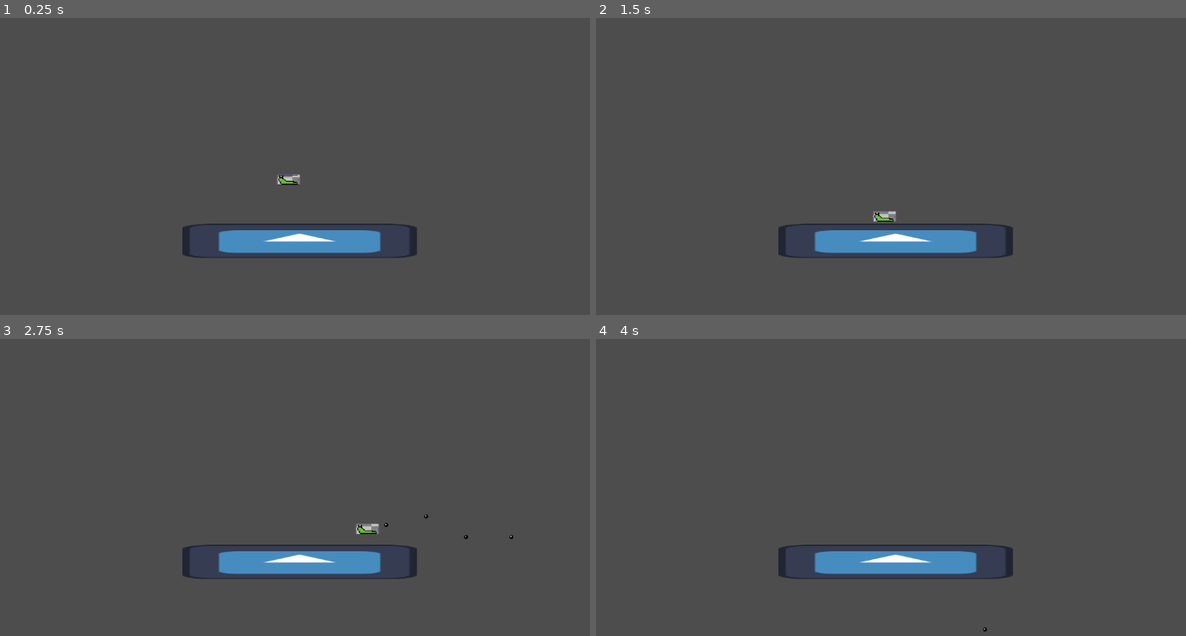
Above: before the commit, frames 1-4 (two rows, left to right).
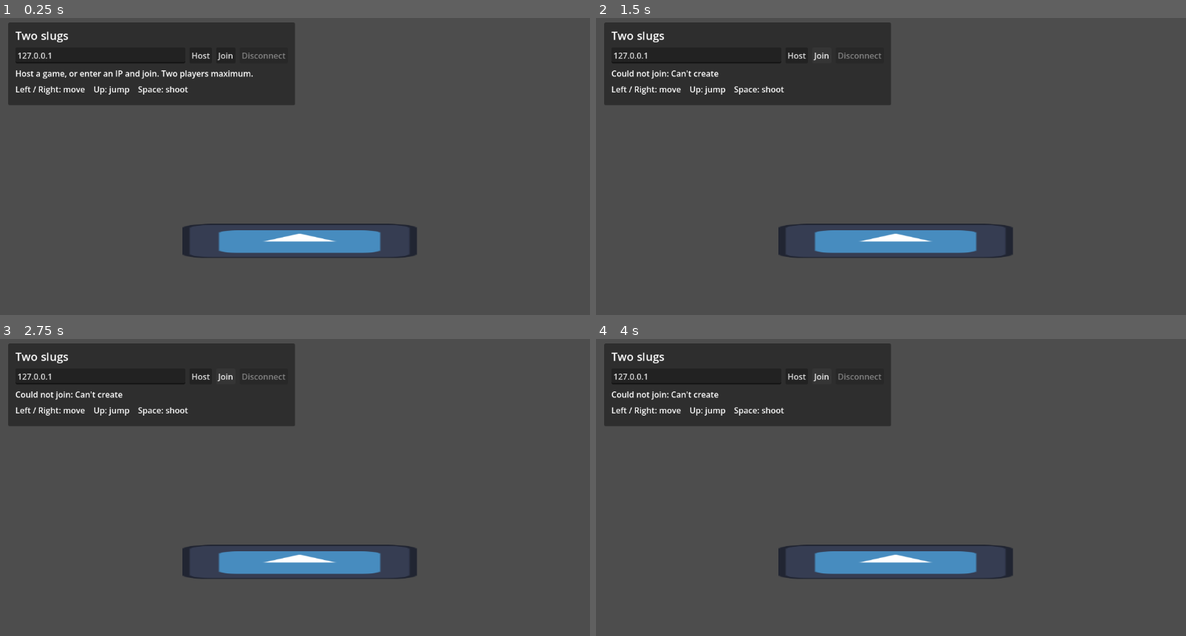
Above: after the commit, the same moments.

Repository: AstridHornBrorholt/slug-game
Game: Godot game, scene res://Game/Arena/arena.tscn
Two runs of this game, one before a commit and one after it. Both use one fixed random seed, a clock stepped at 60 frames per second and the inputs below. The engine's default icon, where the game draws it, is replaced by a stand-in: a white triangle on a blue panel in a dark square.
Inputs (mouse positions are in pixels of both pictures, inside the frame that each line leads up to):
- Up to frame 1 (0.25 s): no input
- Up to frame 2 (1.5 s): click (796, 56) at 0.5 s, where only the run after the commit has a clickable "Host"; click (820, 56) at 1.25 s, where only the run after the commit has a clickable "Join"
- Up to frame 3 (2.75 s): tap Enter at 2 s; hold Right (p1 right) from 2.03 s (still down); hold Space (p1 act) from 2.03 s (still down); tap Up (p1 jump) at 2.27, 2.3, 2.57 s
- Up to frame 4 (4 s): release Space (p1 act) at 2.78 s; tap Up (p1 jump) at 2.85, 3.02, 3.32, 3.8 s; tap Space (p1 act) at 3.05 s; release Right (p1 right) at 3.53 s; hold Left (p1 left) from 3.53 s (still down); hold Space (p1 act) from 3.53 s (still down)

The runs differ from the first frame. In frame 1, 13% of the frame differs, in the area x 1-51%, y 1-57%; in frame 2, 13%; in frame 3, 13%; in frame 4, 13%.

Commit message:
ChatGPT adds multiplayer

Diff:
--- /dev/null
+++ b/slug-game/Game/Arena/arena.gd
@@ -0,0 +1,139 @@
+extends Node2D
+
+const PORT: int = 7000
+const SLUG_SCENE: PackedScene = preload("res://Game/Slug/slug.tscn")
+const PROJECTILE_SCENE: PackedScene = preload("res://Game/Projectile/projectile.tscn")
+const SPAWN_POINTS: Array[Vector2] = [Vector2(490, 330), Vector2(660, 330)]
+
+var next_projectile_id: int = 0
+
+@onready var players: Node2D = $Players
+@onready var projectiles: Node2D = $Projectiles
+@onready var player_spawner: MultiplayerSpawner = $PlayerSpawner
+@onready var projectile_spawner: MultiplayerSpawner = $ProjectileSpawner
+@onready var status: Label = %Status
+
+
+func _ready() -> void:
+	player_spawner.spawn_function = _create_player
+	projectile_spawner.spawn_function = _create_projectile
+	multiplayer.peer_connected.connect(_on_peer_connected)
+	multiplayer.peer_disconnected.connect(_on_peer_disconnected)
+	multiplayer.connected_to_server.connect(_on_connected_to_server)
+	multiplayer.connection_failed.connect(_on_connection_failed)
+	multiplayer.server_disconnected.connect(_on_server_disconnected)
+	%HostButton.pressed.connect(host_game)
+	%JoinButton.pressed.connect(func(): join_game(%Address.text))
+	%LeaveButton.pressed.connect(func(): leave_game())
+	_set_session_active(false)
+
+
+func host_game() -> void:
+	var peer := ENetMultiplayerPeer.new()
+	var error := peer.create_server(PORT, 1)
+	if error != OK:
+		status.text = "Could not host on port %d: %s" % [PORT, error_string(error)]
+		return
+	multiplayer.multiplayer_peer = peer
+	_set_session_active(true)
+	player_spawner.spawn({"peer_id": 1, "slot": 0})
+	status.text = "Hosting on port %d. Waiting for player 2..." % PORT
+
+
+func join_game(address: String) -> void:
+	address = address.strip_edges()
+	if address.is_empty():
+		status.text = "Enter the host's IP address first."
+		return
+	var peer := ENetMultiplayerPeer.new()
+	var error := peer.create_client(address, PORT)
+	if error != OK:
+		status.text = "Could not join: %s" % error_string(error)
+		return
+	multiplayer.multiplayer_peer = peer
+	_set_session_active(true)
+	status.text = "Connecting to %s..." % address
+
+
+func leave_game(message: String = "Disconnected. Host or join another game.") -> void:
+	multiplayer.multiplayer_peer.close()
+	multiplayer.multiplayer_peer = OfflineMultiplayerPeer.new()
+	for player in players.get_children():
+		player.free()
+	for projectile in projectiles.get_children():
+		projectile.free()
+	_set_session_active(false)
+	status.text = message
+
+
+func _set_session_active(active: bool) -> void:
+	%HostButton.disabled = active
+	%JoinButton.disabled = active
+	%Address.editable = not active
+	%Address.release_focus()
+	%LeaveButton.disabled = not active
+
+
+func _on_peer_connected(peer_id: int) -> void:
+	if multiplayer.is_server():
+		player_spawner.spawn({"peer_id": peer_id, "slot": 1})
+		status.text = "Two players connected. You are P1."
+
+
+func _on_peer_disconnected(peer_id: int) -> void:
+	if not multiplayer.is_server():
+		return
+	var player := players.get_node_or_null(str(peer_id))
+	if player:
+		player.queue_free()
+	for projectile in projectiles.get_children():
+		if projectile.shooter_peer_id == peer_id:
+			projectile.queue_free()
+	status.text = "Player 2 left. Waiting for another player..."
+
+
+func _on_connected_to_server() -> void:
+	status.text = "Connected. You are P2."
+
+
+func _on_connection_failed() -> void:
+	leave_game("Connection failed. Check the IP, host, and UDP port %d." % PORT)
+
+
+func _on_server_disconnected() -> void:
+	leave_game("The host disconnected. You can host or join again.")
+
+
+func _create_player(data: Dictionary) -> Node:
+	var player = SLUG_SCENE.instantiate()
+	player.name = str(data.peer_id)
+	player.player_peer_id = data.peer_id
+	player.player_number = int(data.slot) + 1
+	player.spawn_point = SPAWN_POINTS[int(data.slot)]
+	player.position = player.spawn_point
+	return player
+
+
+func spawn_projectile(player: CharacterBody2D) -> void:
+	if not multiplayer.is_server():
+		return
+	next_projectile_id += 1
+	projectile_spawner.spawn({
+		"id": next_projectile_id,
+		"position": player.global_position,
+		"direction": player.facing_direction,
+		"shooter_peer_id": player.player_peer_id,
+		"muzzle_offset": player.muzzle_offset,
+	})
+
+
+func _create_projectile(data: Dictionary) -> Node:
+	var projectile = PROJECTILE_SCENE.instantiate()
+	projectile.name = "Shot_%d" % int(data.id)
+	projectile.position = data.position
+	projectile.direction = data.direction
+	projectile.shooter_peer_id = data.shooter_peer_id
+	projectile.launch_offset = Vector2(
+		data.muzzle_offset.x * data.direction, data.muzzle_offset.y
+	)
+	return projectile
--- a/slug-game/Game/Arena/arena.tscn
+++ b/slug-game/Game/Arena/arena.tscn
@@ -1,15 +1,25 @@
 [gd_scene format=3 uid="uid://5y5rwn85amuh"]
 
-[ext_resource type="PackedScene" uid="uid://cexmpscvgw5er" path="res://Game/Slug/slug.tscn" id="1_4c4f0"]
+[ext_resource type="Script" path="res://Game/Arena/arena.gd" id="1_arena"]
 [ext_resource type="Texture2D" uid="uid://cylvemn5kkvc5" path="res://icon.svg" id="3_7r5s0"]
 
 [sub_resource type="RectangleShape2D" id="RectangleShape2D_stu04"]
 size = Vector2(445, 75)
 
 [node name="Arena" type="Node2D" unique_id=507994696]
+script = ExtResource("1_arena")
 
-[node name="CharacterBody2D" parent="." unique_id=505334421 instance=ExtResource("1_4c4f0")]
-position = Vector2(564, 296)
+[node name="Players" type="Node2D" parent="."]
+
+[node name="Projectiles" type="Node2D" parent="."]
+
+[node name="PlayerSpawner" type="MultiplayerSpawner" parent="."]
+spawn_path = NodePath("../Players")
+spawn_limit = 2
+
+[node name="ProjectileSpawner" type="MultiplayerSpawner" parent="."]
+spawn_path = NodePath("../Projectiles")
+spawn_limit = 64
 
 [node name="Ground" type="StaticBody2D" parent="." unique_id=1573646087]
 position = Vector2(584, 439)
@@ -22,3 +32,68 @@
 [node name="CollisionShape2D" type="CollisionShape2D" parent="Ground" unique_id=2063742144]
 position = Vector2(-1.5, 10.5)
 shape = SubResource("RectangleShape2D_stu04")
+
+[node name="HUD" type="CanvasLayer" parent="."]
+
+[node name="Panel" type="PanelContainer" parent="HUD"]
+offset_left = 16.0
+offset_top = 16.0
+offset_right = 576.0
+offset_bottom = 178.0
+
+[node name="Margin" type="MarginContainer" parent="HUD/Panel"]
+layout_mode = 2
+theme_override_constants/margin_left = 14
+theme_override_constants/margin_top = 10
+theme_override_constants/margin_right = 14
+theme_override_constants/margin_bottom = 10
+
+[node name="Content" type="VBoxContainer" parent="HUD/Panel/Margin"]
+layout_mode = 2
+theme_override_constants/separation = 8
+
+[node name="Title" type="Label" parent="HUD/Panel/Margin/Content"]
+layout_mode = 2
+theme_override_font_sizes/font_size = 22
+text = "Two slugs"
+
+[node name="Connection" type="HBoxContainer" parent="HUD/Panel/Margin/Content"]
+layout_mode = 2
+theme_override_constants/separation = 8
+
+[node name="Address" type="LineEdit" parent="HUD/Panel/Margin/Content/Connection"]
+unique_name_in_owner = true
+custom_minimum_size = Vector2(190, 0)
+layout_mode = 2
+size_flags_horizontal = 3
+text = "127.0.0.1"
+placeholder_text = "Host IP address"
+tooltip_text = "Use 127.0.0.1 for two instances on this computer, or the host's LAN IP."
+
+[node name="HostButton" type="Button" parent="HUD/Panel/Margin/Content/Connection"]
+unique_name_in_owner = true
+layout_mode = 2
+focus_mode = 0
+text = "Host"
+
+[node name="JoinButton" type="Button" parent="HUD/Panel/Margin/Content/Connection"]
+unique_name_in_owner = true
+layout_mode = 2
+focus_mode = 0
+text = "Join"
+
+[node name="LeaveButton" type="Button" parent="HUD/Panel/Margin/Content/Connection"]
+unique_name_in_owner = true
+layout_mode = 2
+focus_mode = 0
+text = "Disconnect"
+
+[node name="Status" type="Label" parent="HUD/Panel/Margin/Content"]
+unique_name_in_owner = true
+layout_mode = 2
+text = "Host a game, or enter an IP and join. Two players maximum."
+autowrap_mode = 2
+
+[node name="Controls" type="Label" parent="HUD/Panel/Margin/Content"]
+layout_mode = 2
+text = "Left / Right: move    Up: jump    Space: shoot"
--- a/slug-game/Game/Projectile/projectile.gd
+++ b/slug-game/Game/Projectile/projectile.gd
@@ -4,17 +4,31 @@
 @export var lifetime: float = 2.0
 
 var direction: float = 1.0
+var shooter_peer_id: int = 0
+var launch_offset: Vector2 = Vector2.ZERO
+
+
+func _ready() -> void:
+	var shooter := get_node_or_null("../../Players/%d" % shooter_peer_id)
+	if shooter is PhysicsBody2D:
+		add_collision_exception_with(shooter)
+
 
 func _draw() -> void:
 	draw_circle(Vector2.ZERO, 4.0, Color("0a0a0a"))
 	draw_circle(Vector2(-1.0, -1.0), 1.5, Color("aaaaaa"))
 
 func _physics_process(delta: float) -> void:
+	if not multiplayer.is_server():
+		return
 	lifetime -= delta
 	if lifetime <= 0.0:
 		queue_free()
 		return
 
-	var collision := move_and_collide(Vector2(direction * speed * delta, 0.0))
+	# Sweep the muzzle offset too, so a shot cannot start beyond a thin wall.
+	var motion := launch_offset + Vector2(direction * speed * delta, 0.0)
+	launch_offset = Vector2.ZERO
+	var collision := move_and_collide(motion)
 	if collision:
 		queue_free()
--- a/slug-game/Game/Projectile/projectile.tscn
+++ b/slug-game/Game/Projectile/projectile.tscn
@@ -1,9 +1,14 @@
-[gd_scene load_steps=3 format=3]
+[gd_scene load_steps=4 format=3]
 
 [ext_resource type="Script" path="res://Game/Projectile/projectile.gd" id="1_projectile"]
 
 [sub_resource type="CircleShape2D" id="CircleShape2D_projectile"]
 radius = 4.0
+
+[sub_resource type="SceneReplicationConfig" id="SceneReplicationConfig_projectile"]
+properties/0/path = NodePath(".:position")
+properties/0/spawn = true
+properties/0/replication_mode = 1
 
 [node name="Projectile" type="CharacterBody2D"]
 collision_layer = 0
@@ -12,3 +17,6 @@
 
 [node name="CollisionShape2D" type="CollisionShape2D" parent="."]
 shape = SubResource("CircleShape2D_projectile")
+
+[node name="MultiplayerSynchronizer" type="MultiplayerSynchronizer" parent="."]
+replication_config = SubResource("SceneReplicationConfig_projectile")
--- a/slug-game/Game/Slug/slug.gd
+++ b/slug-game/Game/Slug/slug.gd
@@ -9,24 +9,52 @@
 @export var shoot_interval: float = 0.2
 @export var muzzle_offset: Vector2 = Vector2(24.0, -2.0)
 
+var player_peer_id: int = 1
+var player_number: int = 1
+var spawn_point: Vector2 = Vector2.ZERO
 var facing_direction: float = 1.0
 var shoot_cooldown: float = 0.0
+var move_input: float = 0.0
+var jump_held: bool = false
+var shoot_held: bool = false
+var jump_requested: bool = false
+var jump_cut_requested: bool = false
+var last_sent_direction: float = 2.0
+var last_sent_jump: bool = false
+var last_sent_shoot: bool = false
 
-@onready var sprite: Sprite2D = $PastedImage
+@onready var sprite: AnimatedSprite2D = $SpriteSheet
+
+
+func _ready() -> void:
+	sprite.modulate = Color.WHITE if player_number == 1 else Color("97d9ff")
+	$PlayerLabel.text = "P%d%s" % [
+		player_number, " (you)" if player_peer_id == multiplayer.get_unique_id() else ""
+	]
+	if spawn_point == Vector2.ZERO:
+		spawn_point = position
 
 
 func _physics_process(delta: float) -> void:
+	if player_peer_id == multiplayer.get_unique_id():
+		_read_local_controls()
+	# Only the host simulates bodies; clients receive their state from the synchronizer.
+	if not multiplayer.is_server():
+		return
+
 	if not is_on_floor():
 		velocity += get_gravity() * delta
 
-	if Input.is_action_just_pressed("p1 jump") and is_on_floor():
+	if jump_requested and is_on_floor():
 		velocity.y = jump_velocity
 
 	# Releasing jump early gives the player a shorter hop.
-	if Input.is_action_just_released("p1 jump") and velocity.y < 0.0:
+	if jump_cut_requested and velocity.y < 0.0:
 		velocity.y *= 0.5
+	jump_requested = false
+	jump_cut_requested = false
 
-	var direction := Input.get_axis("p1 left", "p1 right")
+	var direction := move_input
 	if direction != 0.0:
 		velocity.x = move_toward(velocity.x, direction * move_speed, acceleration * delta)
 		facing_direction = direction
@@ -35,14 +63,59 @@
 		velocity.x = move_toward(velocity.x, 0.0, friction * delta)
 
 	move_and_slide()
+	if position.y > 1000.0:
+		position = spawn_point
+		velocity = Vector2.ZERO
 
 	shoot_cooldown = maxf(shoot_cooldown - delta, 0.0)
-	if Input.is_action_pressed("p1 act") and shoot_cooldown <= 0.0:
+	if shoot_held and shoot_cooldown <= 0.0:
 		shoot()
 		shoot_cooldown = shoot_interval
 
 
+func _process(_delta: float) -> void:
+	sprite.flip_h = facing_direction < 0.0
+
+
+func _read_local_controls() -> void:
+	var direction := Input.get_axis("p1 left", "p1 right")
+	var jumping := Input.is_action_pressed("p1 jump")
+	var shooting := Input.is_action_pressed("p1 act")
+	if multiplayer.is_server():
+		_apply_controls(direction, jumping, shooting)
+	elif direction != last_sent_direction or jumping != last_sent_jump or shooting != last_sent_shoot:
+		_submit_controls.rpc_id(1, direction, jumping, shooting)
+		last_sent_direction = direction
+		last_sent_jump = jumping
+		last_sent_shoot = shooting
+
+
+@rpc("any_peer", "call_remote", "reliable")
+func _submit_controls(direction: float, jumping: bool, shooting: bool) -> void:
+	# A peer may only control its own slug, never the other player's.
+	if not multiplayer.is_server() or multiplayer.get_remote_sender_id() != player_peer_id:
+		return
+	if not is_finite(direction):
+		return
+	_apply_controls(clampf(direction, -1.0, 1.0), jumping, shooting)
+
+
+func _apply_controls(direction: float, jumping: bool, shooting: bool) -> void:
+	move_input = direction
+	if jumping and not jump_held:
+		jump_requested = true
+	if not jumping and jump_held:
+		jump_cut_requested = true
+	jump_held = jumping
+	shoot_held = shooting
+
+
 func shoot() -> void:
+	var arena := get_parent().get_parent()
+	if arena != null and arena.has_method("spawn_projectile"):
+		arena.spawn_projectile(self)
+		return
+	# Keep the prefab usable when running a scene without the multiplayer arena.
 	var projectile = PROJECTILE_SCENE.instantiate()
 	projectile.direction = facing_direction
 	projectile.add_collision_exception_with(self)
--- a/slug-game/Game/Slug/slug.tscn
+++ b/slug-game/Game/Slug/slug.tscn
@@ -1,17 +1,106 @@
 [gd_scene format=3 uid="uid://cexmpscvgw5er"]
 
-[ext_resource type="Texture2D" uid="uid://cpb182giaxltj" path="res://Game/Slug/Pasted image.png" id="1_eo5lo"]
+[ext_resource type="Texture2D" uid="uid://duj1bgke2hn7y" path="res://Game/Slug/Sprite-Sheet.png" id="2_m7p01"]
 [ext_resource type="Script" uid="uid://koeufjjvvqyr" path="res://Game/Slug/slug.gd" id="2_player"]
+[ext_resource type="Texture2D" uid="uid://b41oq7ai8dkq6" path="res://Game/Slug/Sprite-Sheet-Naked.png" id="2_txlkp"]
 
-[sub_resource type="CapsuleShape2D" id="CapsuleShape2D_deoc1"]
+[sub_resource type="CircleShape2D" id="CircleShape2D_txlkp"]
+radius = 7.0
+
+[sub_resource type="SceneReplicationConfig" id="SceneReplicationConfig_player"]
+properties/0/path = NodePath(".:position")
+properties/0/spawn = true
+properties/0/replication_mode = 1
+properties/1/path = NodePath(".:velocity")
+properties/1/spawn = true
+properties/1/replication_mode = 1
+properties/2/path = NodePath(".:facing_direction")
+properties/2/spawn = true
+properties/2/replication_mode = 1
+
+[sub_resource type="AtlasTexture" id="AtlasTexture_txaus"]
+atlas = ExtResource("2_txlkp")
+region = Rect2(0, 0, 24, 24)
+
+[sub_resource type="AtlasTexture" id="AtlasTexture_g7y34"]
+atlas = ExtResource("2_txlkp")
+region = Rect2(24, 0, 24, 24)
+
+[sub_resource type="AtlasTexture" id="AtlasTexture_uhdfb"]
+atlas = ExtResource("2_m7p01")
+region = Rect2(0, 0, 24, 24)
+
+[sub_resource type="AtlasTexture" id="AtlasTexture_dheme"]
+atlas = ExtResource("2_m7p01")
+region = Rect2(24, 0, 24, 24)
+
+[sub_resource type="AtlasTexture" id="AtlasTexture_hncut"]
+atlas = ExtResource("2_m7p01")
+region = Rect2(0, 0, 24, 24)
+
+[sub_resource type="SpriteFrames" id="SpriteFrames_txaus"]
+animations = [{
+"frames": [{
+"duration": 1.0,
+"texture": SubResource("AtlasTexture_txaus")
+}, {
+"duration": 1.0,
+"texture": SubResource("AtlasTexture_g7y34")
+}],
+"loop": true,
+"name": &"Naked Move",
+"speed": 5.0
+}, {
+"frames": [{
+"duration": 1.0,
+"texture": SubResource("AtlasTexture_txaus")
+}],
+"loop": true,
+"name": &"Naked Stop",
+"speed": 5.0
+}, {
+"frames": [{
+"duration": 1.0,
+"texture": SubResource("AtlasTexture_uhdfb")
+}, {
+"duration": 1.0,
+"texture": SubResource("AtlasTexture_dheme")
+}],
+"loop": true,
+"name": &"Shell Move",
+"speed": 5.0
+}, {
+"frames": [{
+"duration": 1.0,
+"texture": SubResource("AtlasTexture_hncut")
+}],
+"loop": true,
+"name": &"Shell Stop",
+"speed": 5.0
+}]
 
 [node name="Player" type="CharacterBody2D" unique_id=505334421]
 script = ExtResource("2_player")
 
 [node name="CollisionShape2D" type="CollisionShape2D" parent="." unique_id=497177919]
-shape = SubResource("CapsuleShape2D_deoc1")
+position = Vector2(2, -1)
+shape = SubResource("CircleShape2D_txlkp")
 
-[node name="PastedImage" type="Sprite2D" parent="." unique_id=340646898]
-position = Vector2(-1, -1)
-scale = Vector2(0.104712, 0.10471205)
-texture = ExtResource("1_eo5lo")
+[node name="PlayerLabel" type="Label" parent="." unique_id=797221885]
+offset_left = -45.0
+offset_top = -48.0
+offset_right = 45.0
+offset_bottom = -25.0
+theme_override_colors/font_shadow_color = Color(0, 0, 0, 1)
+theme_override_constants/shadow_offset_x = 1
+theme_override_constants/shadow_offset_y = 1
+text = "P1"
+horizontal_alignment = 1
+
+[node name="MultiplayerSynchronizer" type="MultiplayerSynchronizer" parent="." unique_id=769743651]
+replication_config = SubResource("SceneReplicationConfig_player")
+
+[node name="SpriteSheet" type="AnimatedSprite2D" parent="." unique_id=646836810]
+position = Vector2(-3, -6)
+sprite_frames = SubResource("SpriteFrames_txaus")
+animation = &"Shell Move"
--- a/slug-game/project.godot
+++ b/slug-game/project.godot
@@ -47,3 +47,4 @@
 rendering_device/driver.windows="d3d12"
 renderer/rendering_method="gl_compatibility"
 renderer/rendering_method.mobile="gl_compatibility"
+textures/vram_compression/import_etc2_astc=true
--- /dev/null
+++ b/slug-game/tests/multiplayer_smoke.gd
@@ -0,0 +1,134 @@
+extends SceneTree
+## Run one host and one client with --script res://tests/multiplayer_smoke.gd
+## and pass -- --host or -- --client after Godot's arguments.
+
+var arena: Node2D
+var failures: Array[String] = []
+var saw_host_shot: bool = false
+var saw_client_shot: bool = false
+var saw_client_move: bool = false
+var saw_client_jump: bool = false
+
+
+func _initialize() -> void:
+	_run.call_deferred()
+
+
+func _process(_delta: float) -> bool:
+	if not is_instance_valid(arena) or not arena.is_node_ready():
+		return false
+	for projectile in arena.projectiles.get_children():
+		if projectile.shooter_peer_id == 1:
+			saw_host_shot = true
+		else:
+			saw_client_shot = true
+	for player in arena.players.get_children():
+		if player.player_peer_id != 1:
+			saw_client_move = saw_client_move or player.position.x < 630.0
+			saw_client_jump = saw_client_jump or player.velocity.y < -50.0
+	return false
+
+
+func _run() -> void:
+	arena = load("res://Game/Arena/arena.tscn").instantiate()
+	root.add_child(arena)
+	if "--host" in OS.get_cmdline_user_args():
+		await _test_host()
+	else:
+		await _test_client()
+	for action in ["p1 left", "p1 right", "p1 jump", "p1 act"]:
+		Input.action_release(action)
+	if failures.is_empty():
+		print("MULTIPLAYER_SMOKE_PASS ", OS.get_cmdline_user_args())
+	else:
+		for failure in failures:
+			push_error(failure)
+	quit(0 if failures.is_empty() else 1)
+
+
+func _test_host() -> void:
+	arena.host_game()
+	_check(arena.players.get_child_count() == 1, "Host should spawn P1 immediately")
+	if not await _wait_until(func(): return arena.players.get_child_count() == 2):
+		_check(false, "Client did not join the host")
+		return
+	if not await _wait_until(func(): return saw_client_move and saw_client_jump and saw_client_shot):
+		_check(false, "Host did not simulate the client's movement, jump, and shooting")
+		return
+	_check(absf(arena.players.get_node("1").position.x - 490.0) < 1.0,
+		"Client was able to control the host's slug")
+	Input.action_press("p1 act")
+	await create_timer(0.3).timeout
+	Input.action_release("p1 act")
+	_check(saw_host_shot, "Host did not fire a projectile")
+	_check(await _wait_until(func(): return arena.players.get_child_count() == 1),
+		"Disconnected client's slug was not removed")
+	_check(await _wait_until(func(): return arena.players.get_child_count() == 2),
+		"Client could not reconnect")
+	await create_timer(2.3).timeout
+	_check(arena.projectiles.get_child_count() == 0, "Projectiles did not expire")
+	arena.leave_game()
+	_check(arena.players.get_child_count() == 0, "Host disconnect did not clear players")
+	await create_timer(0.5).timeout
+
+
+func _test_client() -> void:
+	arena.join_game("127.0.0.1")
+	if not await _wait_until(func(): return arena.players.get_child_count() == 2):
+		_check(false, "Client did not receive two replicated slugs")
+		return
+	var local_player: Node = arena.players.get_node(str(arena.multiplayer.get_unique_id()))
+	_check(local_player.player_number == 2, "Client did not get P2")
+	_check("you" in local_player.get_node("PlayerLabel").text, "Local player label is wrong")
+	await create_timer(0.4).timeout
+	# Try to spoof the other player's controls; the host must reject this RPC.
+	arena.players.get_node("1")._submit_controls.rpc_id(1, 1.0, true, true)
+	Input.action_press("p1 left")
+	await create_timer(0.25).timeout
+	Input.action_release("p1 left")
+	Input.action_press("p1 jump")
+	await create_timer(0.15).timeout
+	Input.action_release("p1 jump")
+	Input.action_press("p1 act")
+	await create_timer(0.4).timeout
+	Input.action_release("p1 act")
+	_check(saw_client_move, "Client did not receive its replicated movement")
+	_check(saw_client_jump, "Client did not receive its replicated jump")
+	_check(saw_client_shot, "Client did not receive its own projectile")
+	_check(await _wait_until(func(): return saw_host_shot), "Client did not receive host projectiles")
+	arena.leave_game()
+	_check(arena.players.get_child_count() == 0, "Client disconnect did not clear players")
+	await create_timer(0.5).timeout
+	arena.join_game("127.0.0.1")
+	_check(await _wait_until(func(): return arena.players.get_child_count() == 2),
+		"Client did not receive the players after reconnecting")
+	_check(await _wait_until(func(): return arena.players.get_child_count() == 0),
+		"Client did not clean up after the host disconnected")
+	_check(not arena.get_node("%HostButton").disabled, "Host button did not recover after disconnect")
+	arena.host_game()
+	_check(arena.players.get_child_count() == 1, "Client could not become a host after disconnect")
+	arena.leave_game()
+	# Running the slug prefab alone must still allow shooting without an arena parent.
+	var slug: Node2D = load("res://Game/Slug/slug.tscn").instantiate()
+	root.add_child(slug)
+	var child_count := root.get_child_count()
+	slug.shoot()
+	_check(root.get_child_count() == child_count + 1, "Standalone slug could not shoot")
+	for node in root.get_children():
+		if node != arena:
+			node.queue_free()
+	await process_frame
+
+
+func _wait_until(condition: Callable, timeout: float = 10.0) -> bool:
+	var deadline := Time.get_ticks_msec() + int(timeout * 1000.0)
+	while Time.get_ticks_msec() < deadline:
+		if condition.call():
+			return true
+		await process_frame
+	return false
+
+
+func _check(condition: bool, message: String) -> void:
+	if not condition:
+		failures.append(message)
Not shown, added: slug-game/Game/Arena/arena.gd.uid
Not shown, added: slug-game/Game/Slug/Sprite-Sheet-Naked.png.import
Not shown, added: slug-game/Game/Slug/Sprite-Sheet.png.import
Not shown, added: slug-game/export_presets.cfg
Not shown, added: slug-game/tests/multiplayer_smoke.gd.uid
